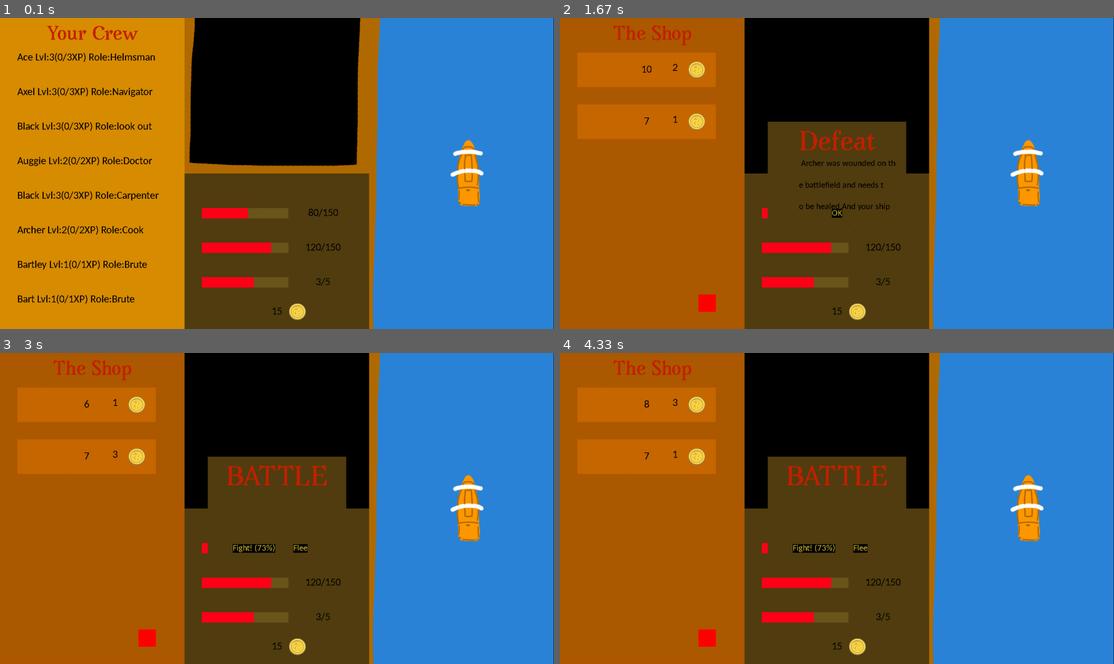
Above: before the commit, frames 1-4 (two rows, left to right).
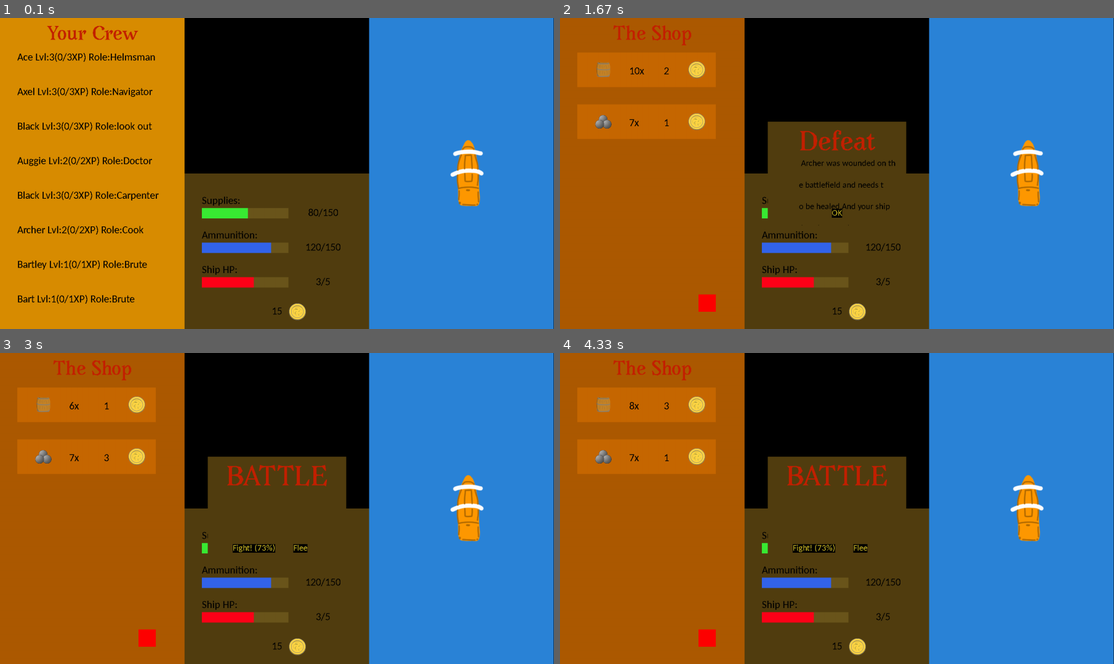
Above: after the commit, the same moments.

Repository: coffeemakingtoaster/Pyrates-pygame30
Game: pygame game, started from src/game_ui.py
The game is run twice, just before and just after one commit, with the same random seed, the same clock (stepped at 60 frames per second) and the same inputs.
Inputs (mouse positions are in pixels of both pictures, inside the frame that each line leads up to):
- Up to frame 1 (0.1 s): no input
- Up to frame 2 (1.67 s): tap B at 0.33 s; click (814, 213) at 0.72 s; hold A 1-1.53 s; hold S from 1.57 s (still down)
- Up to frame 3 (3 s): tap B at 1.72 s; release S at 2.03 s; hold S 2.5-2.87 s
- Up to frame 4 (4.33 s): hold S 3.97-4.27 s

The runs differ from the first frame. In frame 1, 4.9% of the frame differs, in the area x 33-69%, y 0-100%; in frame 2, 2.4%; in frame 3, 2.4%; in frame 4, 2.4%.

Commit message:
shop and resource display improved

Diff:
--- a/src/game_ui.py
+++ b/src/game_ui.py
@@ -64,7 +64,7 @@
     pygame.draw.rect(screen, (43, 132, 216), ship_movement_UI)
 
     screen.blit(ship, (1250, 350))
-    screen.blit(overlay, (0, 0))
+    #screen.blit(overlay, (0, 0))
 
     # flip displayes everything for the user to see
     pygame.display.flip()
@@ -147,7 +147,7 @@
                 dot_map_y = 900 - mouse_y + ship_map_y - 200
                 # angle = (180 / math.pi) * -math.atan2((mouse_y - 450), (mouse_x - 1350))
                 pygame.draw.rect(screen, (43, 132, 216), ship_movement_UI)
-                screen.blit(overlay, (0, 0))
+                #screen.blit(overlay, (0, 0))
                 pygame.draw.ellipse(screen, (255, 0, 0), pygame.Rect(mouse_x, mouse_y, 10, 10))
                 dotexists = True
 
--- a/src/ui_helper.py
+++ b/src/ui_helper.py
@@ -17,18 +17,24 @@
     ammunition_bar_filled = pygame.Rect(50, 200, (ammunition_values / max_ammunition) * 250, 30)  ##
     ship_HP_bar_basis = pygame.Rect(50, 300, 250, 30)
     ship_HP_bar_filled = pygame.Rect(50, 300, (ship_HP / max_ship_HP) * 250, 30)  ##
+    supplies_title_render = values_text.render("Supplies:",False,text_color)
     supplies_text_render = values_text.render(str(supplies_values) + "/" + str(max_supply), False, text_color)
+    ammunition_title_render = values_text.render("Ammunition:", False, text_color)
     ammunition_text_render = values_text.render(str(ammunition_values) + "/" + str(max_ammunition), False, text_color)
+    ship_HP_title_render = values_text.render("Ship HP:", False, text_color)
     HP_text_render = values_text.render(str(ship_HP) + "/" + str(max_ship_HP), False, text_color)
     gold_render = values_text.render(str(gold), False, text_color)
     values_surf = pygame.Surface((533, 450))
     values_surf.fill((82, 62, 16))
+    values_surf.blit(supplies_title_render,(50,115-50))
     pygame.draw.rect(values_surf, (107, 86, 28), supplies_bar_basis)
-    pygame.draw.rect(values_surf, (255, 0, 25), supplies_bar_filled)
+    pygame.draw.rect(values_surf, (58, 235, 52), supplies_bar_filled)
     values_surf.blit(supplies_text_render, supplies_text_render.get_rect(center=(400, 115)))
+    values_surf.blit(ammunition_title_render, (50, 215 - 50))
     pygame.draw.rect(values_surf, (107, 86, 28), ammunition_bar_basis)
-    pygame.draw.rect(values_surf, (255, 0, 25), ammunition_bar_filled)
+    pygame.draw.rect(values_surf, (52, 101, 235), ammunition_bar_filled)
     values_surf.blit(ammunition_text_render, ammunition_text_render.get_rect(center=(400, 215)))
+    values_surf.blit(ship_HP_title_render, (50, 315 - 50))
     pygame.draw.rect(values_surf, (107, 86, 28), ship_HP_bar_basis)
     pygame.draw.rect(values_surf, (255, 0, 25), ship_HP_bar_filled)
     values_surf.blit(HP_text_render, HP_text_render.get_rect(center=(400, 315)))
@@ -177,10 +183,13 @@
                 color = inactive_color
             amount_rect = pygame.Rect(50,100+(index*150),400,100)
             pygame.draw.rect(self.shop_surface,color,amount_rect)
-            amount_render = text.render(str(values["supplies"]["amount"]),False,(0,0,0))
+            amount_render = text.render(str(values["supplies"]["amount"])+"x",False,(0,0,0))
             price_render = text.render(str(values["supplies"]["price"]),False,(0,0,0))
-            self.shop_surface.blit(amount_render,amount_render.get_rect(center=amount_rect.center))
-            self.shop_surface.blit(price_render,(325,amount_rect.centery-20))
+            supply_icon = pygame.image.load(os.path.join(asset_path, "supplies.png"))
+            amount_pos_x,amount_pos_y = amount_rect.center
+            self.shop_surface.blit(amount_render,(amount_pos_x-50,amount_pos_y-10))
+            self.shop_surface.blit(price_render,(amount_pos_x+50,amount_pos_y-10))
+            self.shop_surface.blit(pygame.transform.scale(supply_icon, (50, 50)), (100, (amount_rect.centery - 25)))
             self.shop_surface.blit(pygame.transform.scale(gold_icon, (50, 50)),(370,(amount_rect.centery-25)))
             self.items.append({"item":"supplies","hitbox":amount_rect})
             index+=1
@@ -189,11 +198,14 @@
             if values["ammunition"]["price"] > self.player_gold:
                 color = inactive_color
             amount_rect = pygame.Rect(50,100+(index*150),400,100)
+            amount_pos_x, amount_pos_y = amount_rect.center
             pygame.draw.rect(self.shop_surface,color,amount_rect)
-            amount_render = text.render(str(values["ammunition"]["amount"]),False,(0,0,0))
+            amount_render = text.render(str(values["ammunition"]["amount"])+"x",False,(0,0,0))
             price_render = text.render(str(values["ammunition"]["price"]),False,(0,0,0))
-            self.shop_surface.blit(amount_render,amount_render.get_rect(center=amount_rect.center))
-            self.shop_surface.blit(price_render,(325,amount_rect.centery-20))
+            ammunition_icon = pygame.image.load(os.path.join(asset_path, "ammunition.png"))
+            self.shop_surface.blit(amount_render,(amount_pos_x-50,amount_pos_y-10))
+            self.shop_surface.blit(price_render,(amount_pos_x+50,amount_pos_y-10))
+            self.shop_surface.blit(pygame.transform.scale(ammunition_icon, (50, 50)), (100, (amount_rect.centery - 25)))
             self.shop_surface.blit(pygame.transform.scale(gold_icon, (50, 50)),(370,(amount_rect.centery-25)))
             self.items.append({"item": "ammunition", "hitbox": amount_rect})
             index += 1
@@ -202,11 +214,12 @@
             if values["bonus"]["price"] > self.player_gold:
                 color = inactive_color
             amount_rect = pygame.Rect(50,100+(index*150),400,100)
+            amount_pos_x, amount_pos_y = amount_rect.center
             pygame.draw.rect(self.shop_surface,color,amount_rect)
-            amount_render = text.render(str(values["bonus"]["amount"]),False,(0,0,0))
+            amount_render = text.render(str(values["bonus"]["amount"])+"x",False,(0,0,0))
             price_render = text.render(str(values["bonus"]["price"]),False,(0,0,0))
-            self.shop_surface.blit(amount_render,amount_render.get_rect(center=amount_rect.center))
-            self.shop_surface.blit(price_render,(325,amount_rect.centery-20))
+            self.shop_surface.blit(amount_render,(amount_pos_x-50,amount_pos_y-10))
+            self.shop_surface.blit(price_render,(amount_pos_x+50,amount_pos_y-10))
             self.shop_surface.blit(pygame.transform.scale(gold_icon, (50, 50)),(370,(amount_rect.centery-25)))
             self.items.append({"item": values["bonus"]["name"], "hitbox": amount_rect})
             index += 1
Binary file added: src/data/img/ammunition.png
Binary file added: src/data/img/supplies.png
